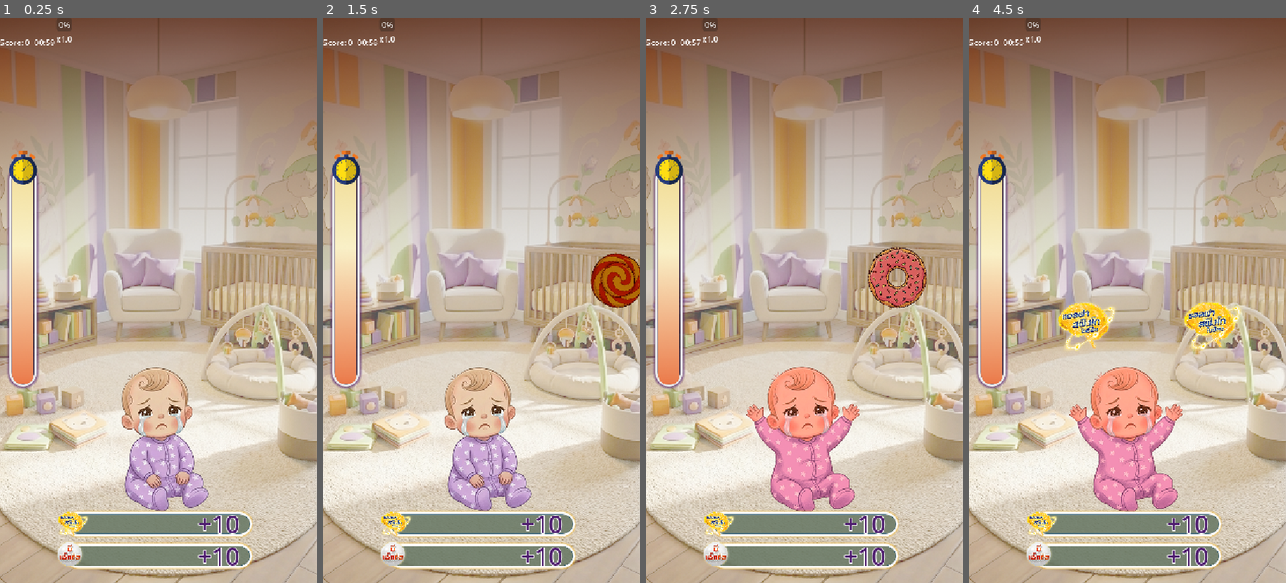
Above: before the commit, frames 1-4 (left to right).
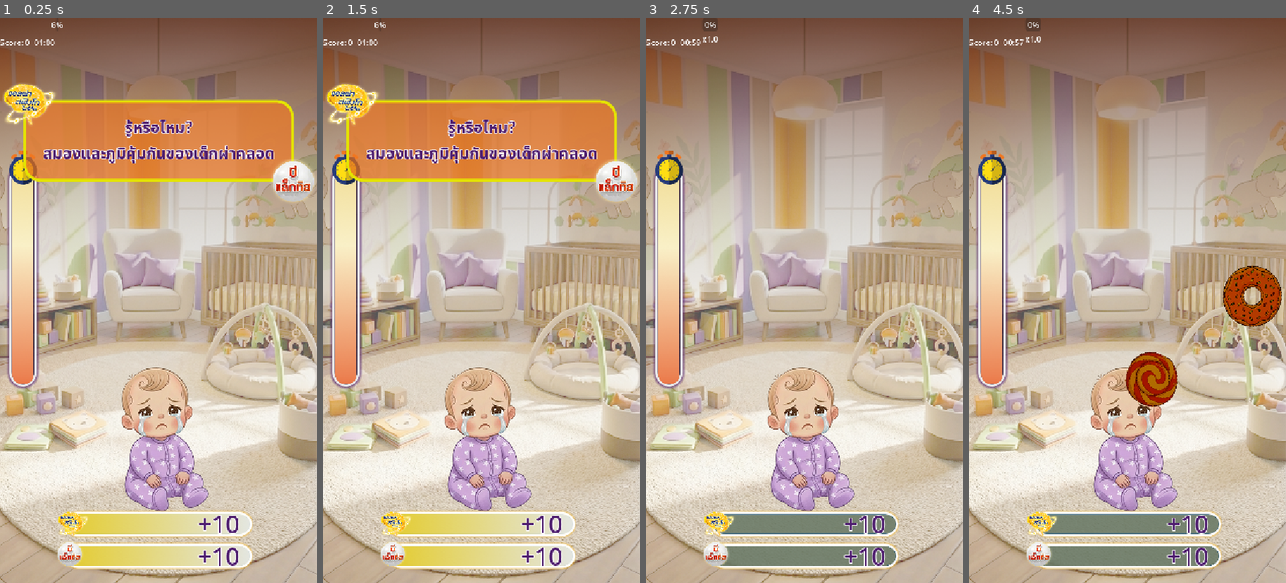
Above: after the commit, the same moments.

Repository: 6099sin/pro-c
Game: Godot game, scene res://scenes/core/Main.tscn
Two runs of this game, one before a commit and one after it. Both use one fixed random seed, a clock stepped at 60 frames per second and the inputs below. This scene is started directly instead of the project's main scene.
Inputs (mouse positions are in pixels of both pictures, inside the frame that each line leads up to):
- Up to frame 1 (0.25 s): no input
- Up to frame 2 (1.5 s): tap Enter at 0.5 s; move the mouse to (551, 272) at 0.52 s; click (551, 272) at 0.67 s; drag from (639, 328) to (481, 436) at 1.27 s
- Up to frame 3 (2.75 s): move the mouse to (836, 176) at 2.02 s; click (836, 176) at 2.17 s
- Up to frame 4 (4.5 s): drag from (1219, 277) to (1032, 215) at 2.77 s; move the mouse to (1222, 385) at 3.52 s; click (1222, 385) at 3.67 s; drag from (1273, 283) to (1095, 407) at 4.27 s

The runs differ from the first frame. In frame 1, 17% of the frame differs, in the area x 0-100%, y 0-97%; in frame 2, 18%; in frame 3, 7.1%; in frame 4, 9.7%.

Commit message:
warning before play

Diff:
--- a/scripts/ui/HUD.gd
+++ b/scripts/ui/HUD.gd
@@ -10,6 +10,7 @@
 @onready var progressBeta_bar: ProgressBar = $MarginContainer/VBoxContainer/PanelContainer2/ProgressBar
 @onready var timer_bar: ProgressBar = $MarginContainer2/HBoxContainer/PanelContainer3/ProgressBar
 @onready var bonus_time_indicator = $BonusTime
+@onready var before_start = $before_start
 var HUD_FILL_BAR = preload("uid://b4ll0t0y4e38t")
 
 var alpha_tween: Tween
@@ -41,6 +42,14 @@
 	update_beta_bar_ui(GameManager.score_beta) # Initialize with current GameManager score_beta
 	if bonus_time_indicator:
 		bonus_time_indicator.visible = false
+
+	# Show before_start warning
+	if before_start:
+		before_start.visible = true
+		get_tree().paused = true
+		await get_tree().create_timer(2.0).timeout
+		before_start.visible = false
+		get_tree().paused = false
 
 
 func update_main_score_ui_Alpha(new_score: int): # Renamed from update_score_ui_alpha
